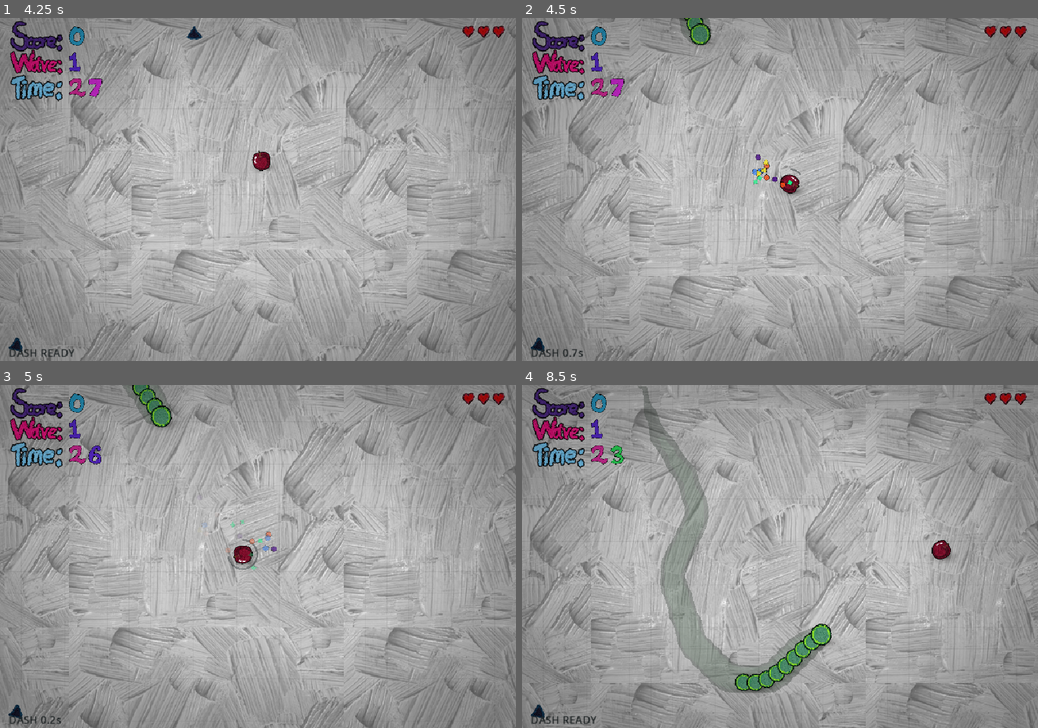
Above: before the commit, frames 1-4 (two rows, left to right).
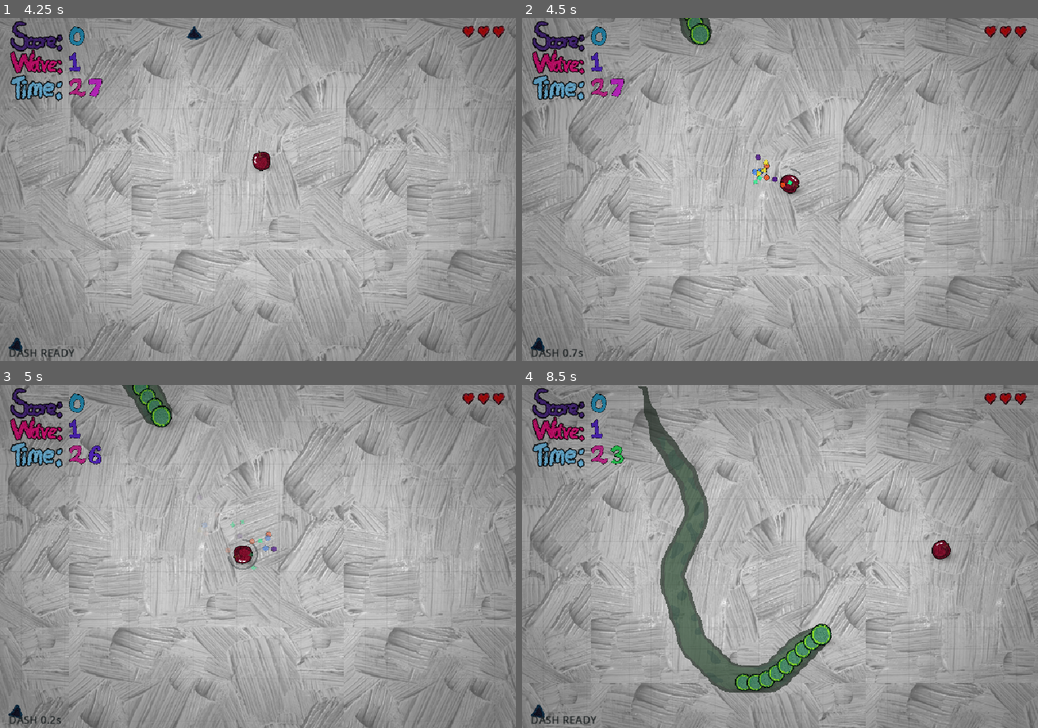
Above: after the commit, the same moments.

Repository: wizenroom/youre-the-food
Game: Godot game, scene res://scenes/main.tscn
Two runs of this game, one before a commit and one after it. Both use one fixed random seed, a clock stepped at 60 frames per second and the inputs below.
Inputs (mouse positions are in pixels of both pictures, inside the frame that each line leads up to):
- Up to frame 1 (4.25 s): click (263, 268) at 0.5 s; tap Enter (menu_start) at 1.25 s; move the mouse to (371, 172) at 1.27 s; hold D (move_right) 1.28-2.03 s; tap Space (dash) every 0.75 s from 1.35 to 3.6 s; move the mouse to (154, 206) at 2.02 s; hold S (move_down) 2.03-2.78 s; move the mouse to (309, 114) at 2.77 s; hold D (move_right) 2.78-3.53 s; move the mouse to (232, 258) at 3.52 s; hold W (move_up) from 3.53 s (still down)
- Up to frame 2 (4.5 s): move the mouse to (934, 240) at 4.27 s; release W (move_up) at 4.28 s; hold A (move_left) from 4.28 s (still down); tap Space (dash) at 4.35 s
- Up to frame 3 (5 s): keep holding A (move_left)
- Up to frame 4 (8.5 s): move the mouse to (625, 505) at 5.02 s; tap Space (dash) every 0.75 s from 5.1 to 8.1 s; move the mouse to (805, 556) at 5.77 s; release A (move_left) at 5.78 s; hold S (move_down) 5.78-6.53 s; move the mouse to (702, 470) at 6.52 s; hold D (move_right) 6.53-7.28 s; move the mouse to (893, 539) at 7.27 s; hold W (move_up) 7.28-8.03 s; move the mouse to (676, 573) at 8.02 s; hold D (move_right) from 8.03 s (still down)

Frame 1 is identical in both runs. In frame 2, 0.1% of the frame differs, in the area x 30-37%, y 0-8%; in frame 3, 0.3%; in frame 4, 5.0%, in the area x 22-59%, y 0-90%.

Commit message:
Trail Perlin Texture

Diff:
--- a/scenes/main.tscn
+++ b/scenes/main.tscn
@@ -42,7 +42,11 @@
 shader = ExtResource("3_jscy8")
 shader_parameter/threshold = 0.1
 shader_parameter/growth = 0.0
-shader_parameter/trans = 0.3
+shader_parameter/trans = 0.7
+shader_parameter/vein_threshold = 0.3
+shader_parameter/outline_color = Vector3(0.15, 0.2, 0.16)
+shader_parameter/inside_color_1 = Vector3(0.2, 0.32, 0.22)
+shader_parameter/inside_color_2 = Vector3(0.12, 0.25, 0.18)
 
 [sub_resource type="ShaderMaterial" id="ShaderMaterial_prt3j"]
 shader = ExtResource("20_gqmmt")
--- a/scenes/trailupscaler.gdshader
+++ b/scenes/trailupscaler.gdshader
@@ -3,6 +3,31 @@
 uniform float threshold = 0.5;
 uniform float growth = 0.0;
 uniform float trans = 0.1;
+uniform float vein_threshold = 0.7;
+
+uniform vec3 outline_color = vec3(0.15, 0.20, 0.16);
+uniform vec3 inside_color_1 = vec3(0.20, 0.32, 0.22);
+uniform vec3 inside_color_2 = vec3(1, 1, 1);
+
+
+
+vec2 random(vec2 uv){
+    uv = vec2( dot(uv, vec2(127.1,311.7) ),
+               dot(uv, vec2(269.5,183.3) ) );
+    return -1.0 + 2.0 * fract(sin(uv) * 43758.5453123);
+}
+
+float noise(vec2 uv) {
+    vec2 uv_index = floor(uv);
+    vec2 uv_fract = fract(uv);
+
+    vec2 blur = smoothstep(0.0, 1.0, uv_fract);
+
+    return mix( mix( dot( random(uv_index + vec2(0.0,0.0) ), uv_fract - vec2(0.0,0.0) ),
+                     dot( random(uv_index + vec2(1.0,0.0) ), uv_fract - vec2(1.0,0.0) ), blur.x),
+                mix( dot( random(uv_index + vec2(0.0,1.0) ), uv_fract - vec2(0.0,1.0) ),
+                     dot( random(uv_index + vec2(1.0,1.0) ), uv_fract - vec2(1.0,1.0) ), blur.x), blur.y) + 0.5;
+}
 
 void fragment() {
 	vec2 p = TEXTURE_PIXEL_SIZE;
@@ -28,9 +53,14 @@
 	float outer = step(current_threshold, a);
 	float inner = step(current_threshold + 0.08, a);
 
-	float outline = outer - inner;
+	vec2 noise_uv = UV / TEXTURE_PIXEL_SIZE * 0.5 + vec2(TIME * 1.0, TIME * 0.2);
 
-	vec3 rgb = mix(vec3(0.15,0.20,0.16), vec3(0.2, 0.32, 0.22), inner);
+	// Convert 0→1 into 1→0→1
+	float n = abs(noise(noise_uv) * 2.0 - 1.0);
+	n = step(vein_threshold, n);
+
+	vec3 inside = mix(inside_color_1, inside_color_2, n);
+	vec3 rgb = mix(outline_color, inside, inner);
 
 	COLOR = vec4(rgb, outer * trans);
-}
+	}
